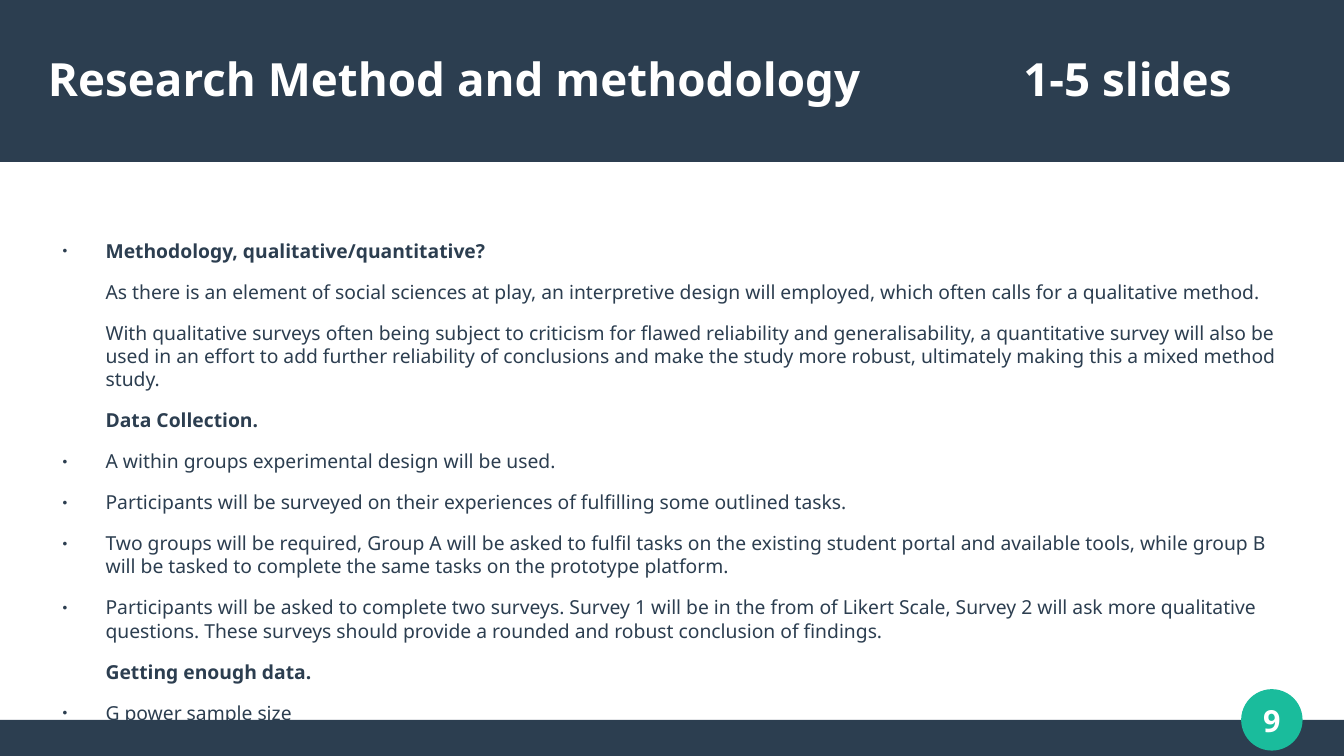
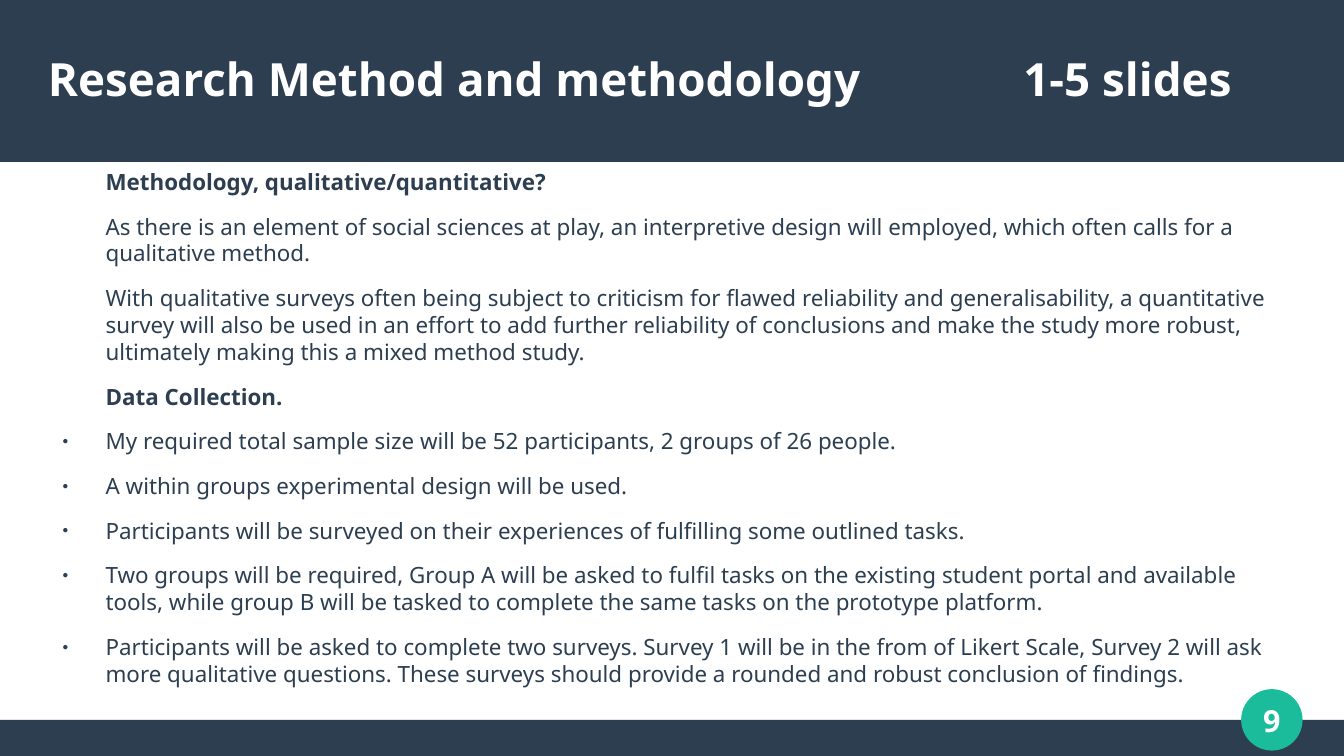
Before and after one commit to dannydaley/myUniSocial, a slide deck: slide 9 of Documentation/COMP320 PRESENTATION.odp. Drawn at 1344x756 pixels with LibreOffice and Linux fonts; fonts in the diff are those of the drawing. Boxes give left, top, right and bottom in pixels: in the first picture for what was removed or moved away, otherwise in the second. Text is boxed around its words. In the diff, an @@ line names an element or a change of style, - is before the commit and + after.

Commit message:
Added sample size to presentation

```diff
--- a/Documentation/COMP320 PRESENTATION.odp
+++ b/Documentation/COMP320 PRESENTATION.odp
@@ text "Methodology, qualitative/quantitative?": place and size @@
-text "Methodology, qualitative/quantitative?" at [106,243,1275,684]
+text "Methodology, qualitative/quantitative?" at [106,173,1264,687]
@@ text at [106,173,1264,687]: size 11.4 to 13.2 pt; bullet ● to none @@
@@ text at [106,432,896,455]: paragraph added @@
+● My required total sample size will be 52 participants, 2 groups of 26 people.
@@ text at [106,664,311,684]: paragraphs removed @@
-Getting enough data.
-● G power sample size
```
Also in this commit, not shown: 6 other slides changed, 1 other file.
